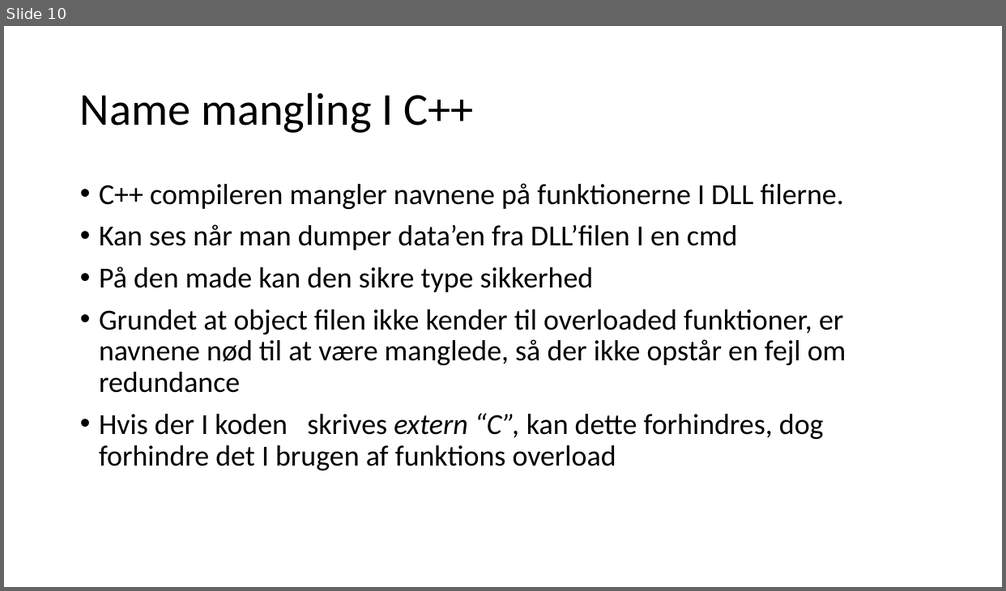
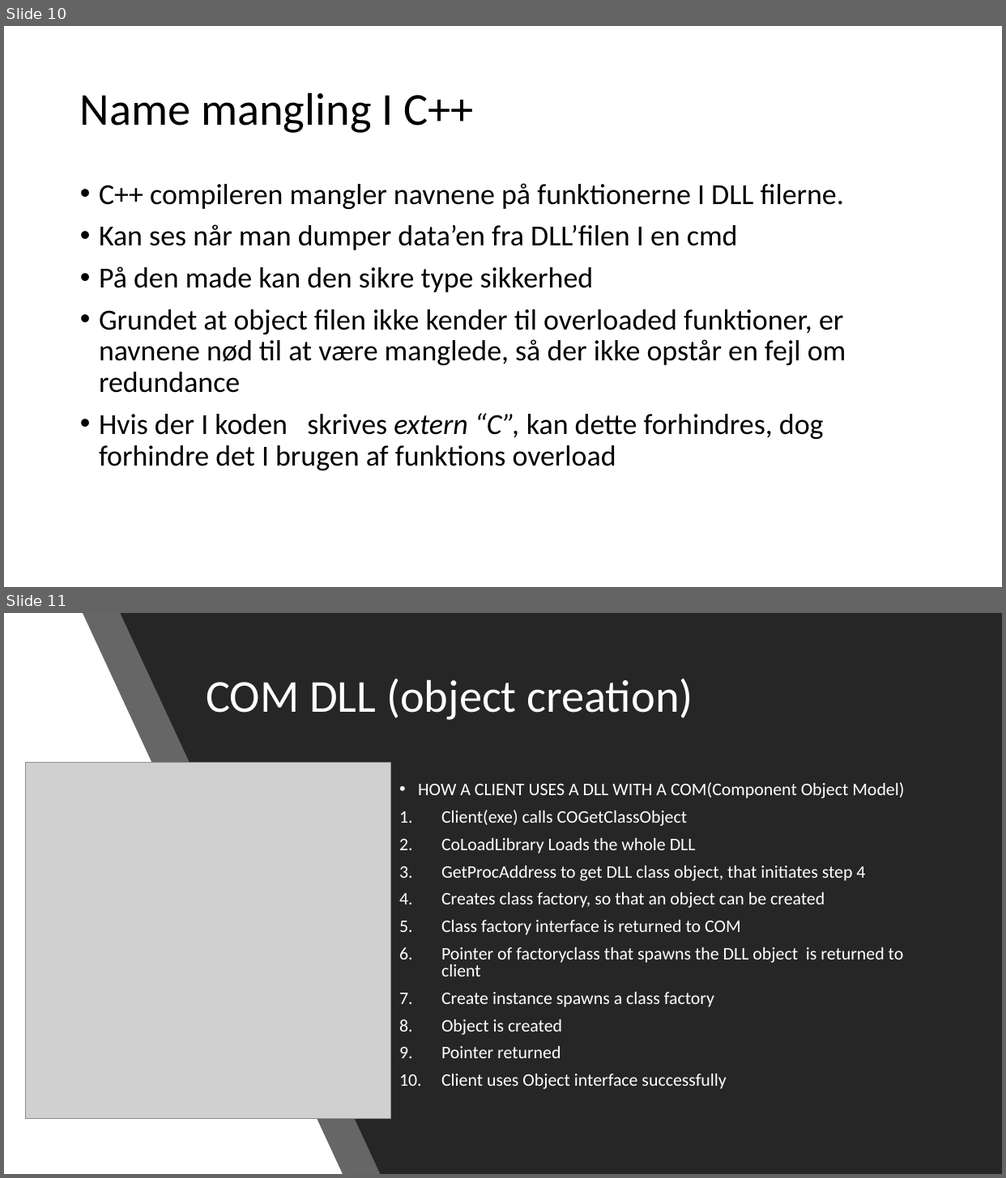
Before and after one commit to AbdulBarakeh/KPU, a slide deck: NEW KPU/KPU/DEM JEG KAN/SPØRGSMÅL 2 CPP_DLL.pptx. Shown one above the other, each under a label of ours: slide 10 before the commit, slides 10 and 11 after it. The pictures are 1006x591 and 1006x1178 pixels, drawn with LibreOffice and Linux fonts; fonts in the diff are those of the drawing; grey boxes stand for pictures. Boxes give left, top, right and bottom in pixels: in the first picture for what was removed or moved away, otherwise in the second. Text is boxed around its words. In the diff, an @@ line names an element or a change of style, - is before the commit and + after.

Commit message:
Added com dll object creation to question 2 slides

```diff
--- a/NEW KPU/KPU/DEM JEG KAN/SPØRGSMÅL 2 CPP_DLL.pptx
+++ b/NEW KPU/KPU/DEM JEG KAN/SPØRGSMÅL 2 CPP_DLL.pptx
@@ slide 11 added at (4,613,1002,1174), background #000000 @@
@@ rectangle added at (4,613,1002,1174), fill #FFFFFF @@
@@ freeform shape added at (83,613,1001,1174), fill #262626 at 70% opacity @@
@@ freeform shape added at (120,613,1002,1174), fill #262626 @@
@@ title added at (206,679,693,720), 44 pt, text #FFFFFF @@
+COM DLL (object creation)
@@ picture added at (26,763,391,1118) @@
@@ text added at (399,782,904,1089), 17 pt, text #FFFFFF @@
+• HOW A CLIENT USES A DLL WITH A COM(Component Object Model)
+1. Client(exe) calls COGetClassObject
+2. CoLoadLibrary Loads the whole DLL
+3. GetProcAddress to get DLL class object, that initiates step 4
+4. Creates class factory, so that an object can be created
+5. Class factory interface is returned to COM
+6. Pointer of factoryclass that spawns the DLL object is returned to client
+7. Create instance spawns a class factory
+8. Object is created
+9. Pointer returned
+10. Client uses Object interface successfully
```
